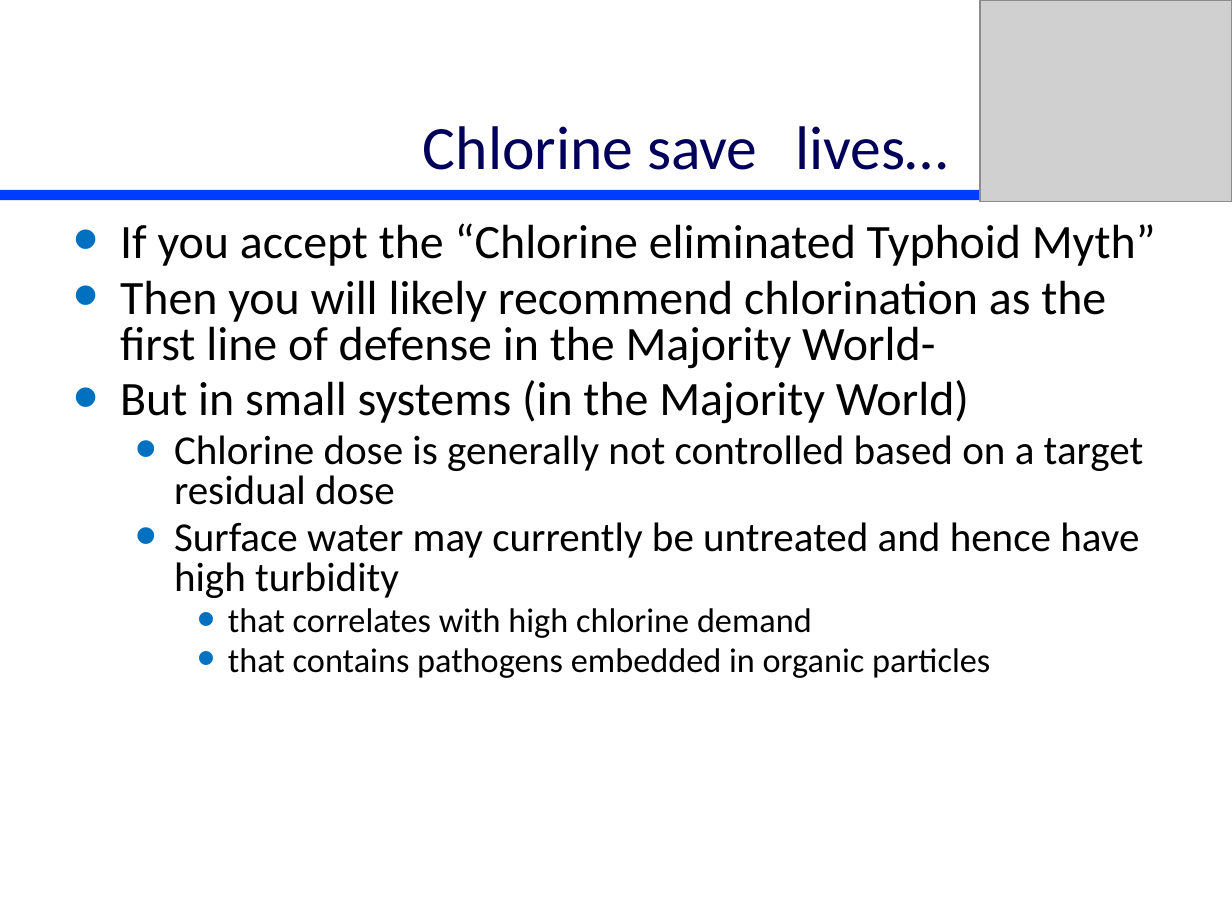
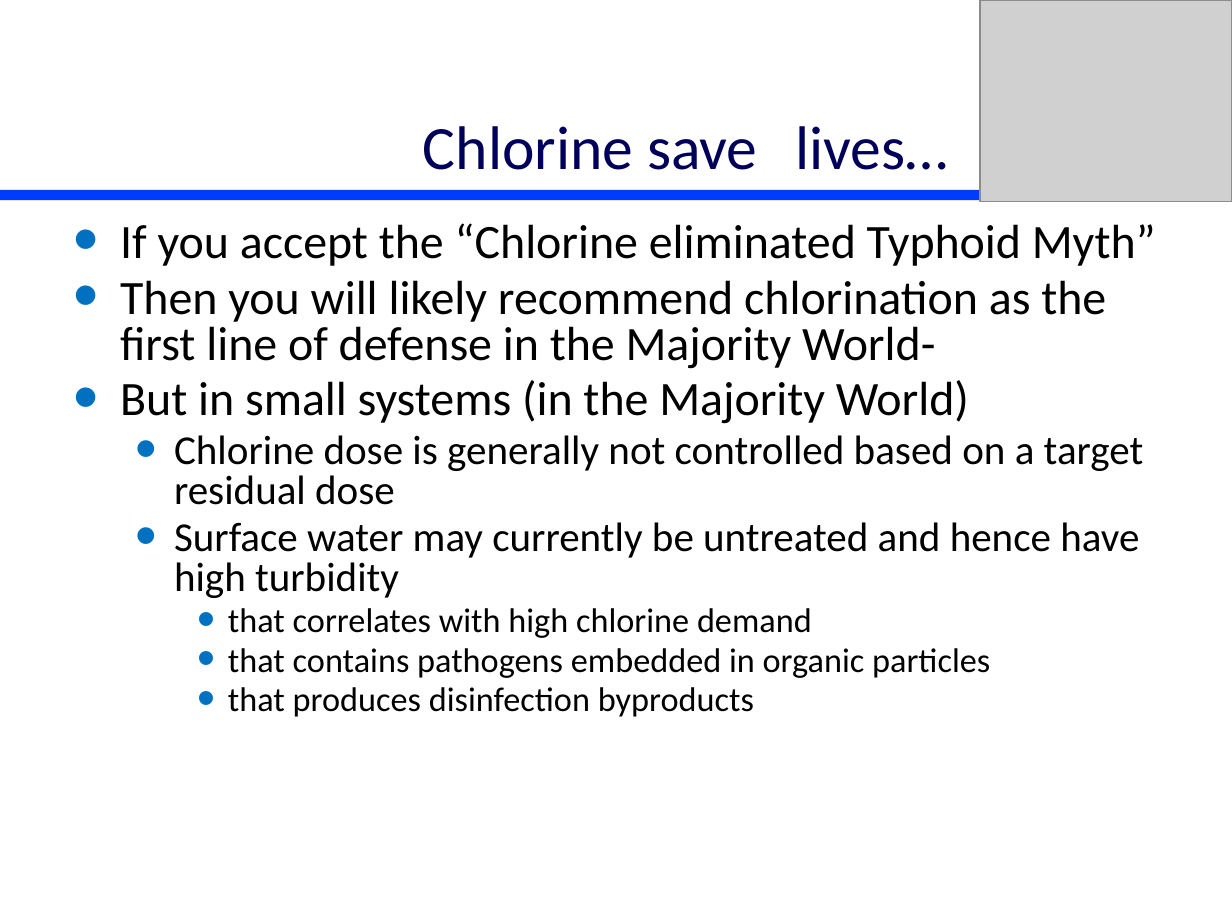
Before and after one commit to monroews/CEE4520Lectures, a slide deck: slide 23 of Disinfection.pptx. Drawn at 1232x924 pixels with LibreOffice and Linux fonts; fonts in the diff are those of the drawing; grey boxes stand for pictures. Boxes give left, top, right and bottom in pixels: in the first picture for what was removed or moved away, otherwise in the second. Text is boxed around its words. In the diff, an @@ line names an element or a change of style, - is before the commit and + after.

```diff
--- a/Disinfection.pptx
+++ b/Disinfection.pptx
@@ text at (228,687,754,717): paragraph added @@
+    • that produces disinfection byproducts
```
Also in this commit, not shown: 6 other slides changed.
